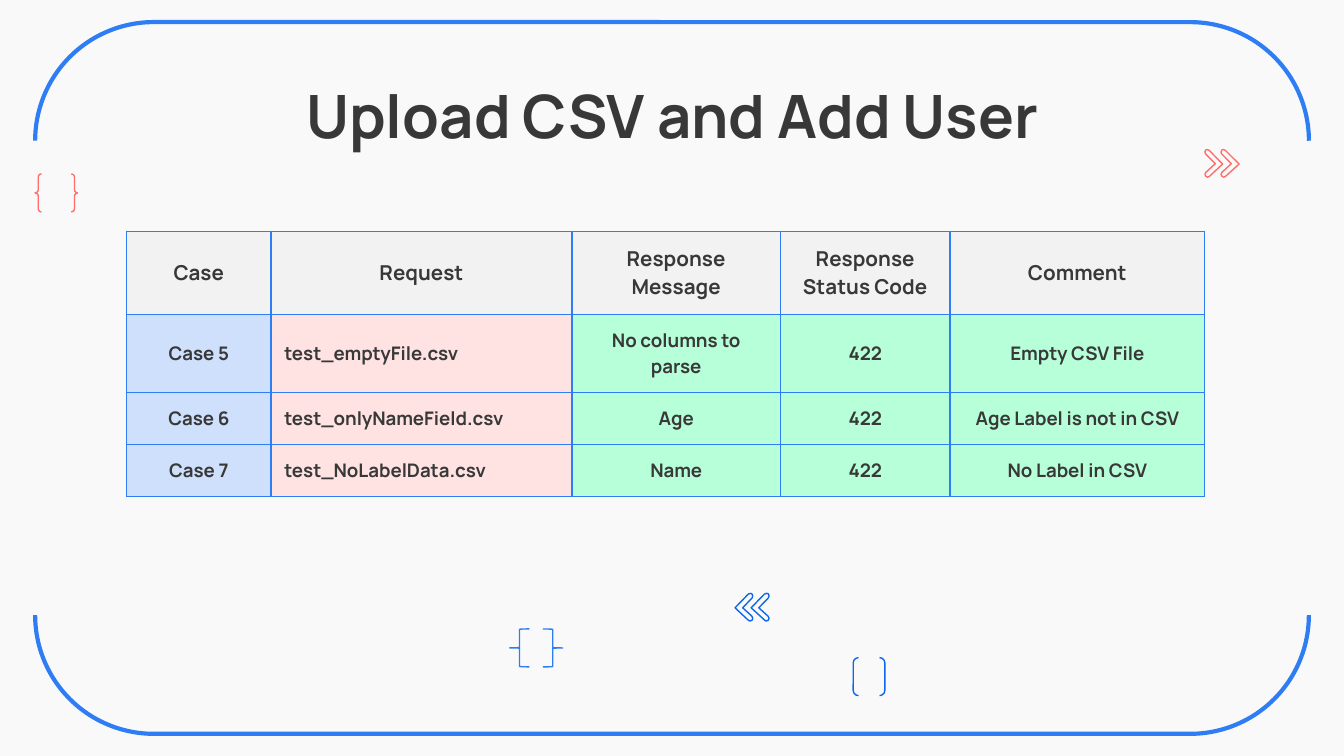
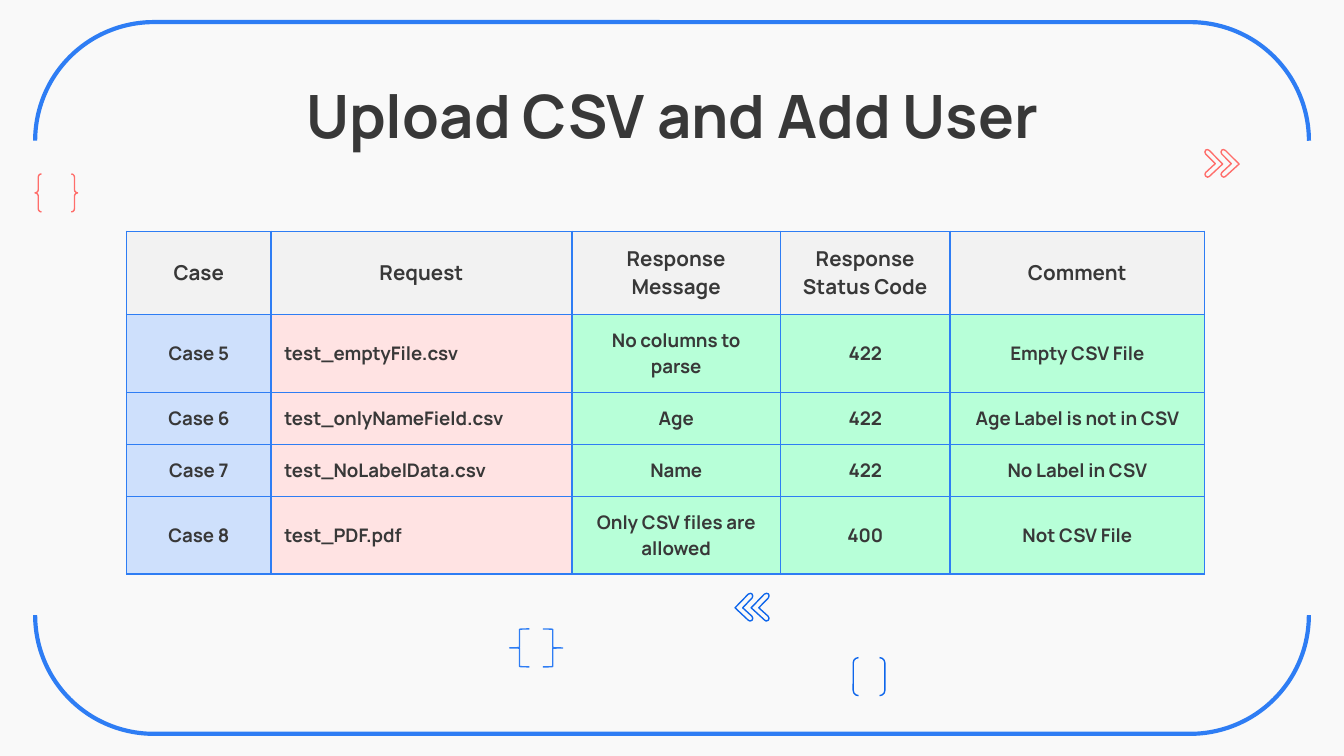
Before and after one commit to ZavierHuang/RESTFUL-API-DESIGN, a slide deck: slide 11 of 黃昱叡_SW2_Backend_Practice.pptx. Drawn at 1344x756 pixels with LibreOffice and Linux fonts; fonts in the diff are those of the drawing. Boxes give left, top, right and bottom in pixels: in the first picture for what was removed or moved away, otherwise in the second. Text is boxed around its words. In the diff, an @@ line names an element or a change of style, - is before the commit and + after.

```diff
--- a/黃昱叡_SW2_Backend_Practice.pptx
+++ b/黃昱叡_SW2_Backend_Practice.pptx
@@ table at (126,231,1204,560) @@
+row 5: Case 8 | test_PDF.pdf | Only CSV files are allowed | 400 | Not CSV File
```
Also in this commit, not shown: 5 other slides changed, 4 other files.
